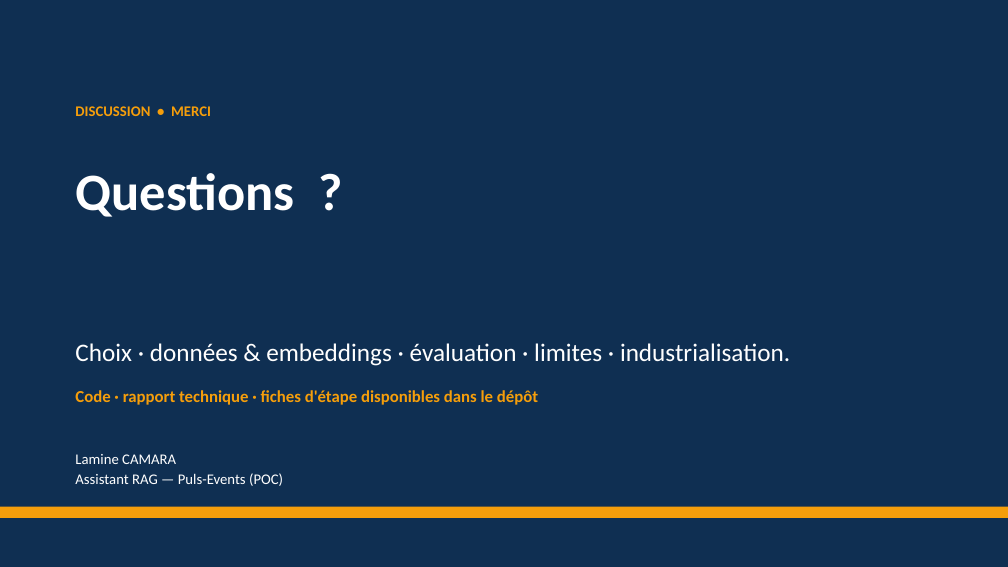
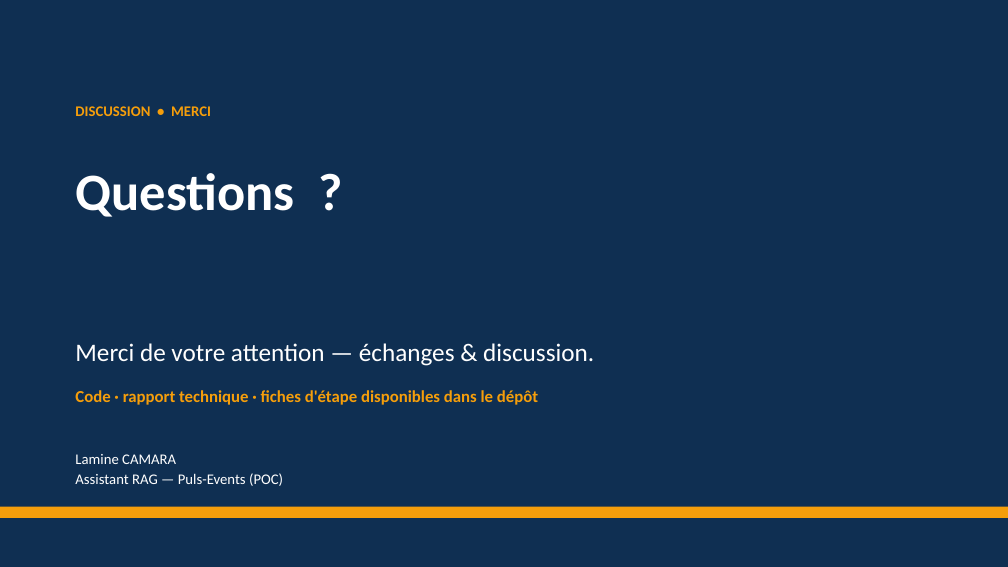
Before and after one commit to Formation-AI-Engineer/concevez-et-deployez-un-systeme-rag, a slide deck: slide 16 of docs/presentation.pptx. Drawn at 1008x567 pixels with LibreOffice and Linux fonts; fonts in the diff are those of the drawing. Boxes give left, top, right and bottom in pixels: in the first picture for what was removed or moved away, otherwise in the second. Text is boxed around its words. In the diff, an @@ line names an element or a change of style, - is before the commit and + after.

```diff
--- a/docs/presentation.pptx
+++ b/docs/presentation.pptx
@@ text at [75,343,594,366]: text changed @@
-Choix · données & embeddings · évaluation · limites · industrialisation.
+Merci de votre attention — échanges & discussion.
```
Also in this commit, not shown: 3 other slides changed, 1 other file.
